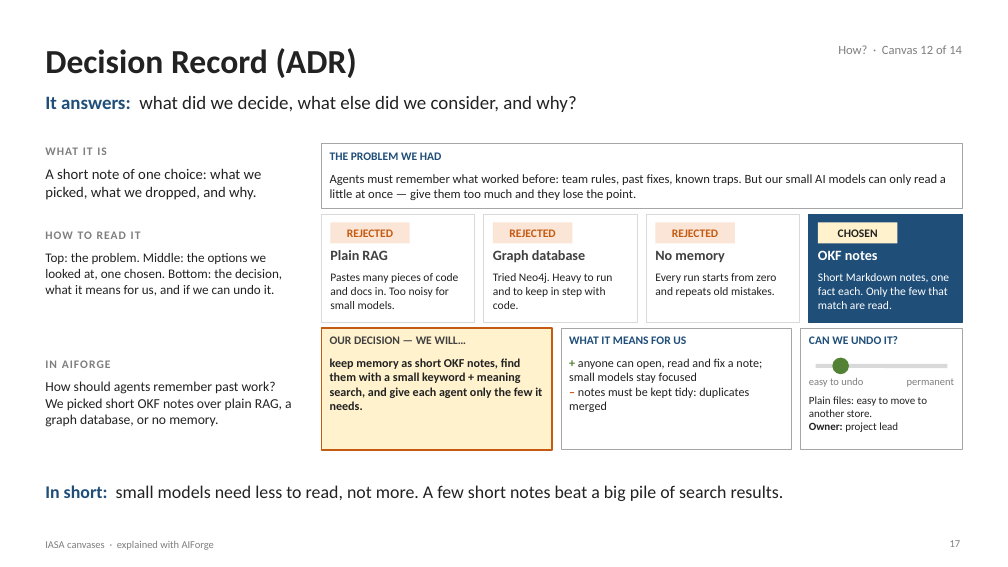
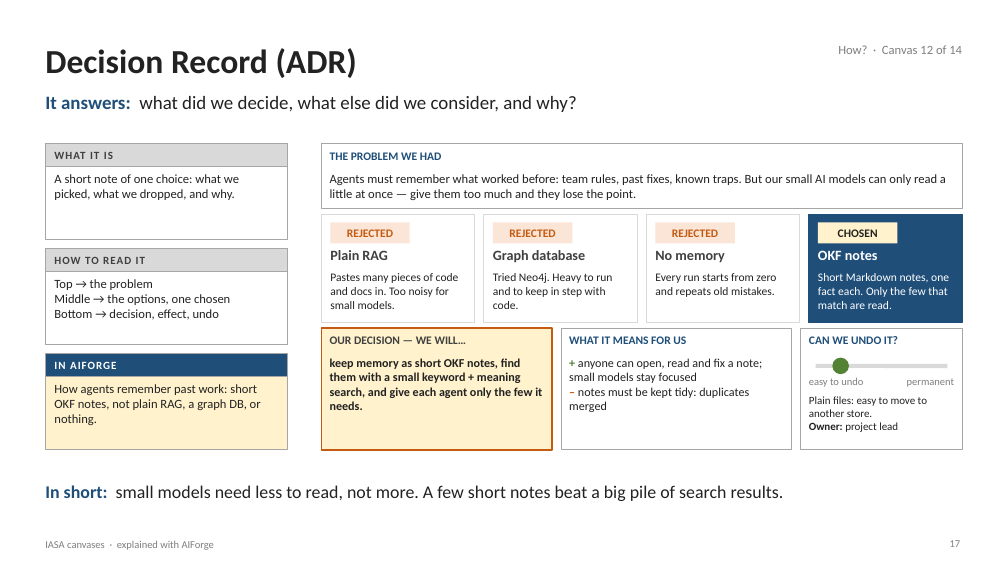
Before and after one commit to Manikanta-Reddy-Pasala/tools, a slide deck: slide 17 of course/iasa-aiforge/IASA-Canvases-with-AIForge.pptx. Drawn at 1008x567 pixels with LibreOffice and Linux fonts; fonts in the diff are those of the drawing. Boxes give left, top, right and bottom in pixels: in the first picture for what was removed or moved away, otherwise in the second. Text is boxed around its words. In the diff, an @@ line names an element or a change of style, - is before the commit and + after.

```diff
--- a/course/iasa-aiforge/IASA-Canvases-with-AIForge.pptx
+++ b/course/iasa-aiforge/IASA-Canvases-with-AIForge.pptx
@@ rectangle added at (x1=45, y1=144, x2=287, y2=240), fill #FFFFFF, outline #A6A6A6 0.75 pt @@
@@ rectangle added at (x1=45, y1=144, x2=287, y2=166), fill #D9D9D9, outline #A6A6A6 0.75 pt @@
@@ text "WHAT IT IS" moved from (x1=45, y1=147, x2=107, y2=155) to (x1=54, y1=152, x2=113, y2=159) @@
@@ text "WHAT IT IS" at (x1=54, y1=152, x2=113, y2=159): size 11 to 10.5 pt, text colour #7F7F7F to #404040; vertical alignment top to middle @@
@@ text "A short note of one ..." moved from (x1=45, y1=168, x2=262, y2=200) to (x1=54, y1=174, x2=239, y2=200) @@
@@ text "A short note of one ..." at (x1=54, y1=174, x2=239, y2=200): size 14 to 12 pt @@
@@ rectangle added at (x1=45, y1=249, x2=287, y2=345), fill #FFFFFF, outline #A6A6A6 0.75 pt @@
@@ rectangle added at (x1=45, y1=249, x2=287, y2=271), fill #D9D9D9, outline #A6A6A6 0.75 pt @@
@@ text "HOW TO READ IT" at (x1=54, y1=257, x2=145, y2=264): size 11 to 10.5 pt, text colour #7F7F7F to #404040; vertical alignment top to middle @@
@@ text "HOW TO READ IT" moved from (x1=45, y1=231, x2=141, y2=239) to (x1=54, y1=257, x2=145, y2=264) @@
@@ text at (x1=54, y1=279, x2=230, y2=320): text changed; size 12.5 to 12 pt @@
-Top: the problem. Middle: the options we looked at, one chosen. Bottom: the decision, what it means for us, and if we can undo it.
+Top → the problem
+Middle → the options, one chosen
+Bottom → decision, effect, undo
@@ rectangle added at (x1=45, y1=354, x2=287, y2=450), fill #FFF2CC, outline #A6A6A6 0.75 pt @@
@@ rectangle added at (x1=45, y1=354, x2=287, y2=377), fill #1F4E79, outline #A6A6A6 0.75 pt @@
@@ text "IN AIFORGE" moved from (x1=45, y1=360, x2=111, y2=368) to (x1=54, y1=361, x2=116, y2=369) @@
@@ text "IN AIFORGE" at (x1=54, y1=361, x2=116, y2=369): size 11 to 10.5 pt, text colour #7F7F7F to #FFFFFF; vertical alignment top to middle @@
@@ text at (x1=54, y1=384, x2=261, y2=425): text changed; size 13 to 12 pt @@
-How should agents remember past work? We picked short OKF notes over plain RAG, a graph database, or no memory.
+How agents remember past work: short OKF notes, not plain RAG, a graph DB, or nothing.
```
Also in this commit, not shown: 13 other slides changed, 2 other files.
